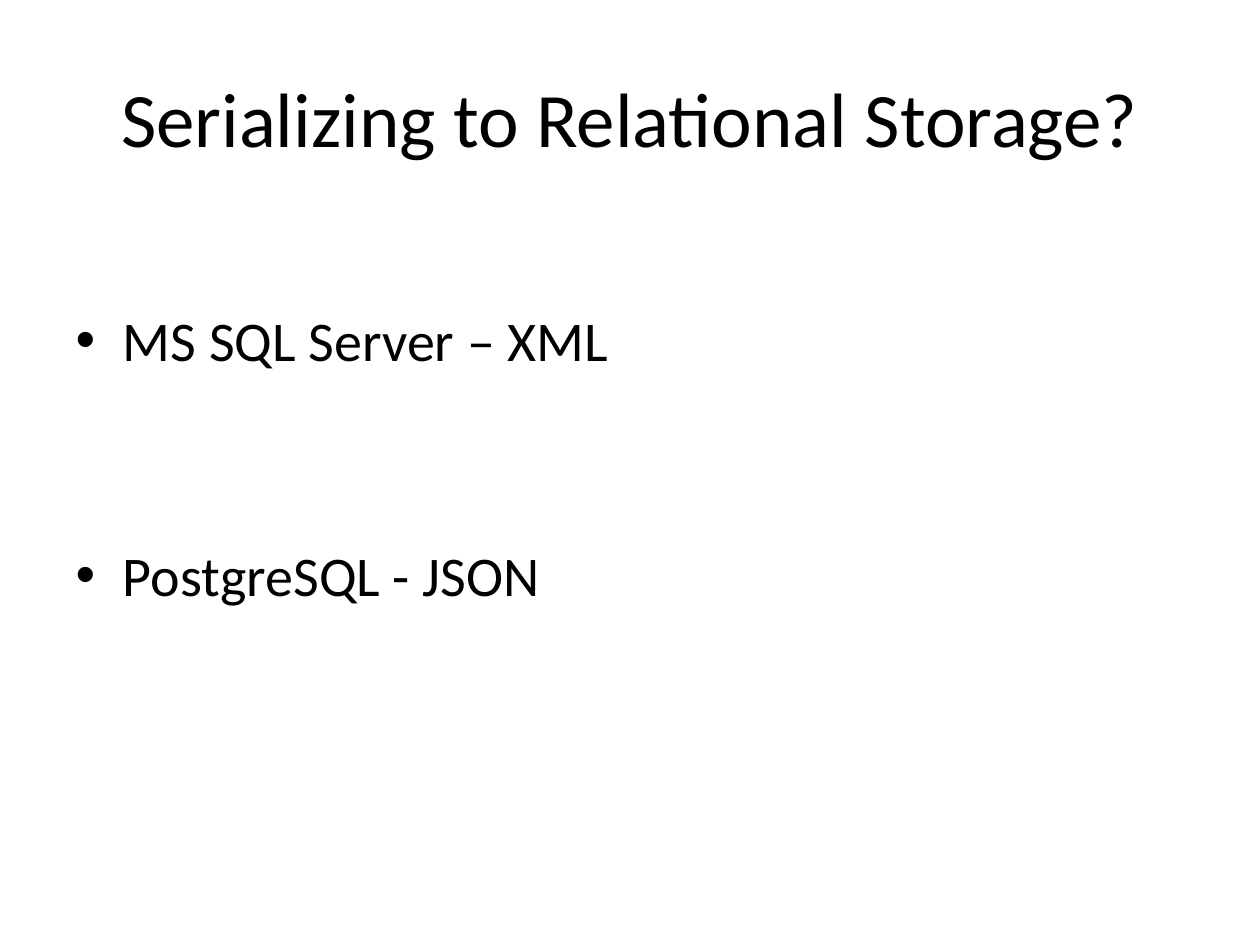
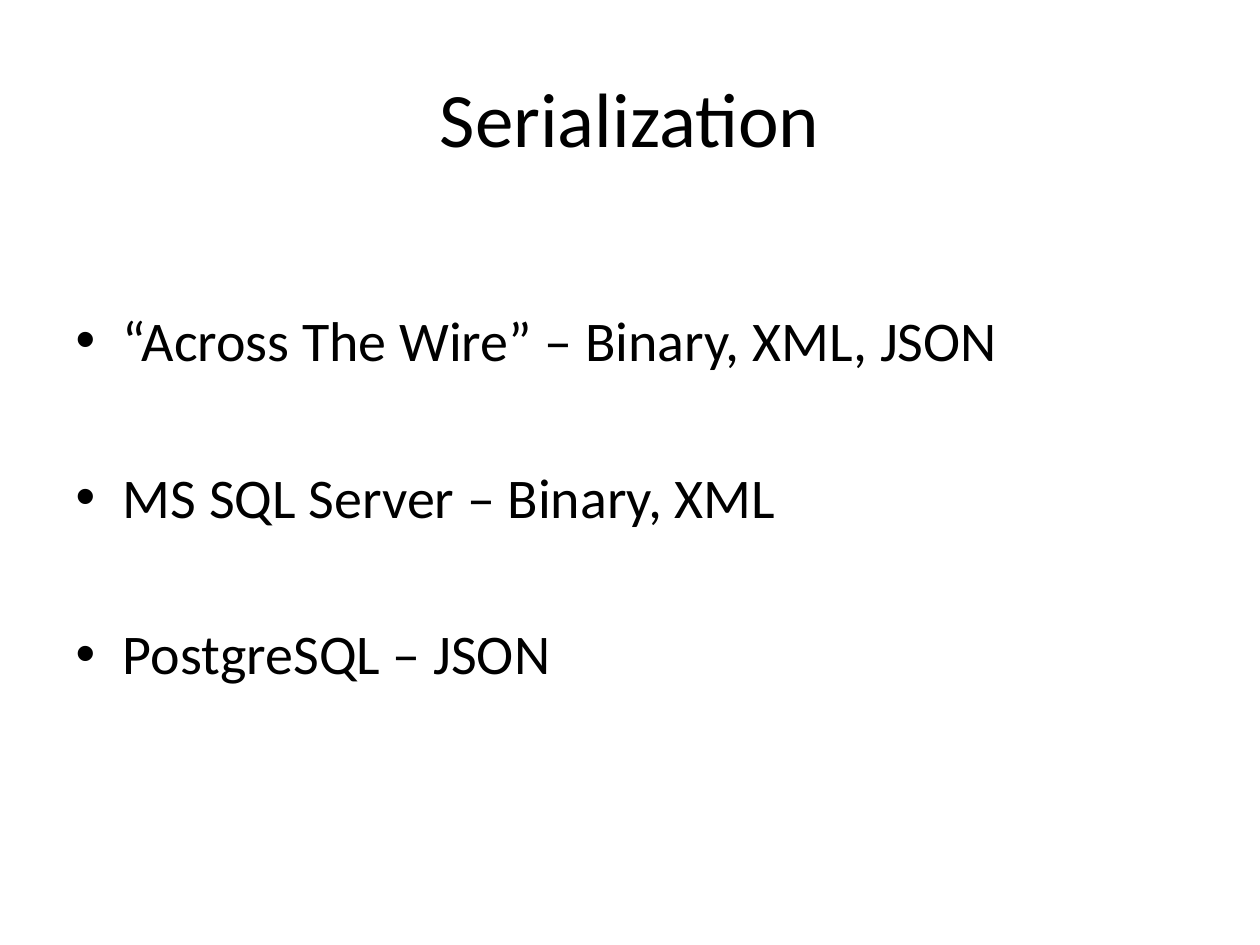
Before and after one commit to alexdgarland/database-demos, a slide deck: slide 7 of Slides/Not Only SQL - Picking A Database for DotNET.pptx (slide 13 before the commit). Drawn at 1260x945 pixels with LibreOffice and Linux fonts; fonts in the diff are those of the drawing. Boxes give left, top, right and bottom in pixels: in the first picture for what was removed or moved away, otherwise in the second. Text is boxed around its words. In the diff, an @@ line names an element or a change of style, - is before the commit and + after.

```diff
--- a/Slides/Not Only SQL - Picking A Database for DotNET.pptx
+++ b/Slides/Not Only SQL - Picking A Database for DotNET.pptx
@@ title at [440,93,819,148]: text changed @@
-Serializing to Relational Storage?
+Serialization
@@ text at [123,320,997,684]: text changed @@
-• MS SQL Server – XML
-• PostgreSQL - JSON
+• “Across The Wire” – Binary, XML, JSON
+• MS SQL Server – Binary, XML
+• PostgreSQL – JSON
```
Also in this commit, not shown: 9 other slides changed, 2 slides added, 14 slides removed, 3 other files.
